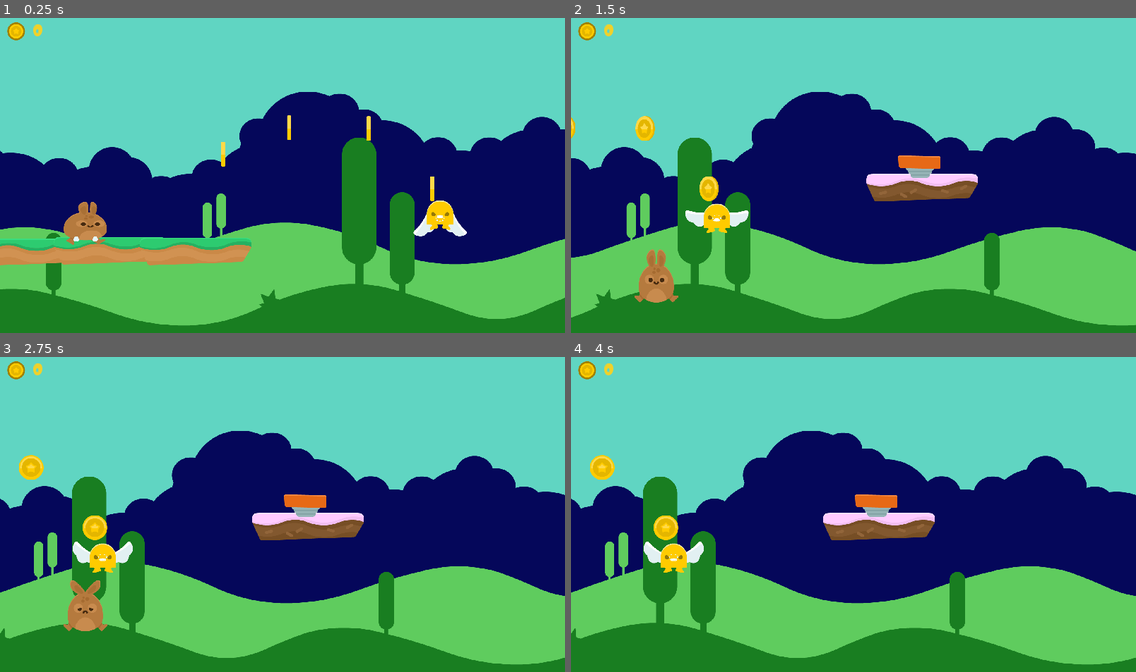
Above: before the commit, frames 1-4 (two rows, left to right).
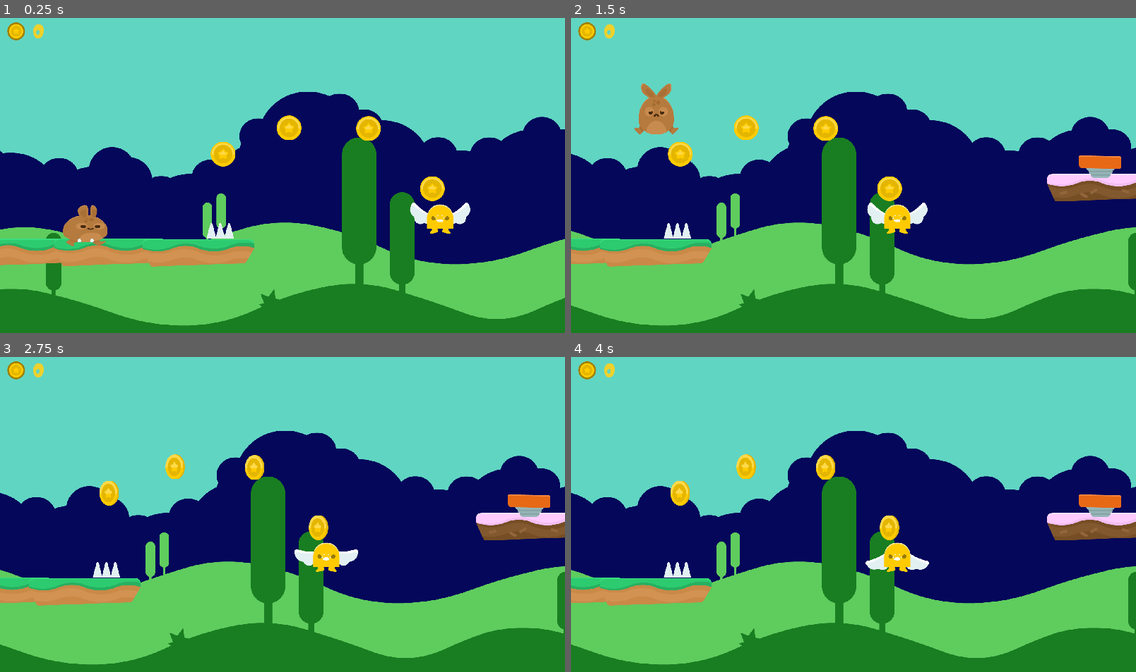
Above: after the commit, the same moments.

Repository: brunoyillli/Coelho-plataforma
Game: Godot game, scene res://scenes/test_area.tscn
Two runs of this game, one before a commit and one after it. Both use one fixed random seed, a clock stepped at 60 frames per second and the inputs below.
Inputs (mouse positions are in pixels of both pictures, inside the frame that each line leads up to):
- Up to frame 1 (0.25 s): no input
- Up to frame 2 (1.5 s): move the mouse to (977, 159) at 0.52 s; click (977, 159) at 0.67 s; tap Space (jump) at 0.77, 1.07 s; move the mouse to (740, 191) at 1.27 s; click (740, 191) at 1.42 s
- Up to frame 3 (2.75 s): tap Space (jump) at 1.52, 1.82 s; move the mouse to (339, 445) at 2.02 s; click (339, 445) at 2.17 s
- Up to frame 4 (4 s): move the mouse to (825, 577) at 2.77 s; click (825, 577) at 2.92 s; tap Space (jump) at 3.02, 3.32, 3.77 s; move the mouse to (1023, 561) at 3.52 s; click (1023, 561) at 3.67 s

The runs differ from the first frame. In frame 1, 2.7% of the frame differs, in the area x 5-84%, y 2-79%; in frame 2, 31%, in the area x 0-100%, y 2-98%; in frame 3, 31%; in frame 4, 31%.

Commit message:
Armadilhas

Diff:
--- a/scenes/coin.tscn
+++ b/scenes/coin.tscn
@@ -39,6 +39,7 @@
 
 [node name="sprite" type="AnimatedSprite" parent="."]
 frames = SubResource( 1 )
+frame = 2
 playing = true
 
 [node name="shape" type="CollisionShape2D" parent="."]
--- a/scenes/player.tscn
+++ b/scenes/player.tscn
@@ -127,6 +127,8 @@
 anims/flap = SubResource( 1 )
 
 [node name="sprite" type="AnimatedSprite" parent="."]
+position = Vector2( 0, 37.8573 )
+scale = Vector2( 1.30629, 0.634229 )
 frames = ExtResource( 1 )
 animation = "victory"
 
--- /dev/null
+++ b/scenes/spikes.tscn
@@ -0,0 +1,23 @@
+[gd_scene load_steps=4 format=2]
+
+[ext_resource path="res://scripts/spikes.gd" type="Script" id=1]
+[ext_resource path="res://sprites/Environment/spikes_top.png" type="Texture" id=2]
+
+[sub_resource type="RectangleShape2D" id=7]
+extents = Vector2( 34.8891, 24.1653 )
+
+[node name="spikes" type="Area2D"]
+position = Vector2( 805.141, 732.769 )
+collision_layer = 0
+script = ExtResource( 1 )
+__meta__ = {
+"_edit_group_": true
+}
+
+[node name="sprite" type="Sprite" parent="."]
+texture = ExtResource( 2 )
+
+[node name="shape" type="CollisionShape2D" parent="."]
+position = Vector2( -0.875977, 1.75194 )
+shape = SubResource( 7 )
+[connection signal="body_entered" from="." to="." method="_on_spikes_body_entered"]
--- a/scenes/test_area.tscn
+++ b/scenes/test_area.tscn
@@ -12,6 +12,8 @@
 [ext_resource path="res://sprites/HUD/coin_gold.png" type="Texture" id=10]
 [ext_resource path="res://fonts/Chocolate Bar Demo.otf" type="DynamicFontData" id=11]
 [ext_resource path="res://scripts/coin_counter.gd" type="Script" id=12]
+[ext_resource path="res://scripts/spikes.gd" type="Script" id=13]
+[ext_resource path="res://sprites/Environment/spikes_top.png" type="Texture" id=14]
 
 [sub_resource type="GDScript" id=1]
 script/source = "tool
@@ -154,8 +156,11 @@
 "
 
 [sub_resource type="DynamicFont" id=6]
-size = 60
+size = 70
 font_data = ExtResource( 11 )
+
+[sub_resource type="RectangleShape2D" id=7]
+extents = Vector2( 34.8891, 24.1653 )
 
 [node name="test_area" type="Node2D"]
 
@@ -167,7 +172,7 @@
 texture = 1
 
 [node name="platform_big2" parent="plataforms" instance=ExtResource( 4 )]
-position = Vector2( 429.66, 799.761 )
+position = Vector2( 430.952, 804.93 )
 script = SubResource( 2 )
 texture = 1
 
@@ -192,7 +197,7 @@
 texture = 1
 
 [node name="platform_big7" parent="plataforms" instance=ExtResource( 4 )]
-position = Vector2( 721.695, 802.278 )
+position = Vector2( 730.742, 806.744 )
 script = SubResource( 5 )
 texture = 1
 
@@ -234,7 +239,7 @@
 modulate_l4 = Color( 0.0156863, 0.286275, 0.0588235, 1 )
 
 [node name="carrot" parent="." instance=ExtResource( 6 )]
-position = Vector2( 7879.18, 206.768 )
+position = Vector2( 7127.48, 215.577 )
 
 [node name="HUD" type="CanvasLayer" parent="."]
 
@@ -259,3 +264,19 @@
 __meta__ = {
 "_edit_use_anchors_": false
 }
+
+[node name="spikes" type="Area2D" parent="."]
+position = Vector2( 805.141, 732.769 )
+collision_layer = 0
+script = ExtResource( 13 )
+__meta__ = {
+"_edit_group_": true
+}
+
+[node name="sprite" type="Sprite" parent="spikes"]
+texture = ExtResource( 14 )
+
+[node name="shape" type="CollisionShape2D" parent="spikes"]
+position = Vector2( -0.875977, 1.75194 )
+shape = SubResource( 7 )
+[connection signal="body_entered" from="spikes" to="spikes" method="_on_spikes_body_entered"]
--- a/scenes/wingman.tscn
+++ b/scenes/wingman.tscn
@@ -97,7 +97,7 @@
 
 [node name="sprite" type="AnimatedSprite" parent="."]
 frames = SubResource( 1 )
-frame = 2
+frame = 6
 playing = true
 
 [node name="body" type="Area2D" parent="."]
--- /dev/null
+++ b/scripts/spikes.gd
@@ -0,0 +1,23 @@
+tool
+extends Area2D
+
+var textures = [
+	"res://sprites/Environment/spikes_top.png",
+	"res://sprites/Environment/spikes_bottom.png"
+]
+export(int , "Top" , "Botton")var texture = 0 setget set_texture
+
+func _ready():
+	pass
+
+func _draw():
+	$sprite.texture = load(textures[texture])
+
+func set_texture(val):
+	texture = val
+	if is_inside_tree() and Engine.editor_hint:
+		update();
+
+
+func _on_spikes_body_entered(body):
+	body.killed()
Not shown: 1 places in scenes/test_area.tscn that only renumber resources
